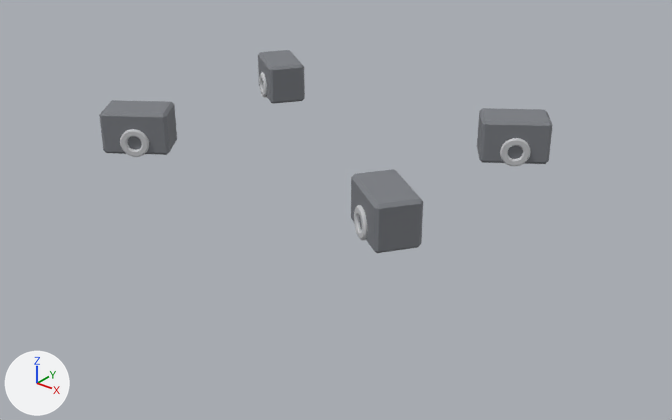
A saved change to the OBJ model assets/models/equipment/cobretty_er5_reactor/LOD0/er5_mounts.obj.
Both versions are drawn from a 50 mm camera at (3.8, -4.62, 1.1) aimed at (0.15, -0.06, -1.73). The axes (+X, +Y, +Z) are drawn at lower left. The lights are the same throughout. The first picture is the older version. Where no turn or scale is listed for an object, it has been applied to the vertices. Vertices at exactly the same position are counted once.

In view in the first picture: 'er5_mounts'.
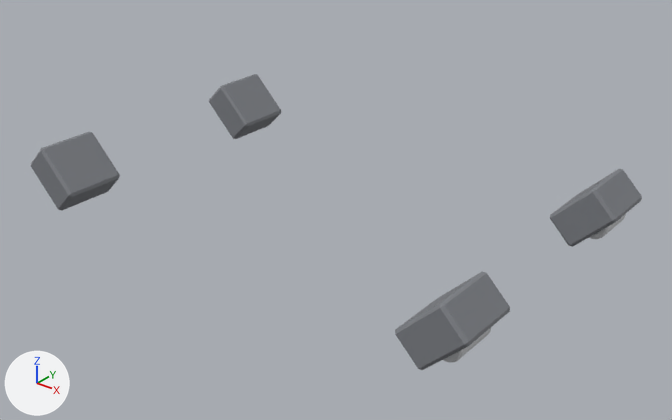
Where the change shows, as pixel boxes (x1, y1, x2, y2) in the pictures (672 x 420 px; the box of a moved part takes in the faces that stretch with it):
'er5_mounts', reshaped (35% wider, 46% taller): before (99, 50, 553, 253); after (31, 74, 642, 370)
part 1 of me_er5_mounts, moved or reshaped (not visible afterwards): before (354, 205, 368, 240)
part 2 of me_er5_mounts, moved or reshaped (not visible afterwards): before (500, 138, 531, 166)
part 3 of me_er5_mounts, moved or reshaped (mostly hidden afterwards): before (120, 129, 149, 157); after (589, 214, 626, 239)
part 4 of me_er5_mounts, moved or reshaped: before (259, 72, 267, 98); after (443, 328, 491, 362)
part 5 of me_er5_mounts, moved or reshaped: before (351, 169, 423, 253); after (209, 74, 281, 139)
part 6 of me_er5_mounts, moved or reshaped: before (477, 108, 553, 164); after (31, 132, 120, 211)
part 7 of me_er5_mounts, moved or reshaped: before (99, 100, 177, 155); after (550, 169, 642, 247)
part 8 of me_er5_mounts, moved or reshaped: before (258, 50, 305, 104); after (395, 271, 510, 370)

What the commit changed:
me_er5_mounts is used by ob_er5_mounts; location (0.0, 0.0, 0.0).
me_er5_mounts had 864 vertices, 872 faces and spanned x -1.31..1.31, y -0.97..0.97, z -1.36..-1.05.
me_er5_mounts now has 864 vertices, 872 faces and spans x -1.85..1.85, y -1.13..1.13, z -1.85..-1.4.
me_er5_mounts part 1: the loose piece of 192 vertices spanning x 0.88..1.22, y -0.92..-0.55, z -1.36..-1.16 is turned 35 degrees about the z axis through its middle, then moved by (-2.74, 1.64, -0.42).
me_er5_mounts part 2: the loose piece of 192 vertices spanning x 0.88..1.22, y 0.55..0.92, z -1.36..-1.16 is turned -35 degrees about the z axis through its middle, then moved by (-2.74, -1.64, -0.42).
me_er5_mounts part 3: the loose piece of 192 vertices spanning x -1.22..-0.88, y -0.92..-0.55, z -1.36..-1.16 is turned 145 degrees about the z axis through its middle, then moved by (2.74, 1.64, -0.42).
me_er5_mounts part 4: the loose piece of 192 vertices spanning x -1.22..-0.88, y 0.55..0.92, z -1.36..-1.16 is turned -145 degrees about the z axis through its middle, then moved by (2.74, -1.64, -0.42).
me_er5_mounts part 5: 24 of 864 vertices moved; they spanned x 0.8..1.31, y -0.97..-0.5, z -1.35..-1.05 and now span x -1.85..-1.4, y 0.67..1.13, z -1.85..-1.4; mean shift (-2.68, 1.64, -0.43); largest move (1.31, -0.77, -1.33) -> (-1.85, 1.11, -1.58).
me_er5_mounts part 6: 24 of 864 vertices moved; they spanned x 0.8..1.31, y 0.5..0.97, z -1.35..-1.05 and now span x -1.85..-1.4, y -1.13..-0.67, z -1.85..-1.4; mean shift (-2.68, -1.64, -0.43); largest move (1.31, 0.77, -1.33) -> (-1.85, -1.11, -1.58).
me_er5_mounts part 7: 24 of 864 vertices moved; they spanned x -1.31..-0.8, y -0.97..-0.5, z -1.35..-1.05 and now span x 1.4..1.85, y 0.67..1.13, z -1.85..-1.4; mean shift (2.68, 1.64, -0.43); largest move (-1.17, -0.97, -1.07) -> (1.85, 1.11, -1.58).
me_er5_mounts part 8: 24 of 864 vertices moved; they spanned x -1.31..-0.8, y 0.5..0.97, z -1.35..-1.05 and now span x 1.4..1.85, y -1.13..-0.67, z -1.85..-1.4; mean shift (2.68, -1.64, -0.43); largest move (-1.17, 0.97, -1.07) -> (1.85, -1.11, -1.58).
